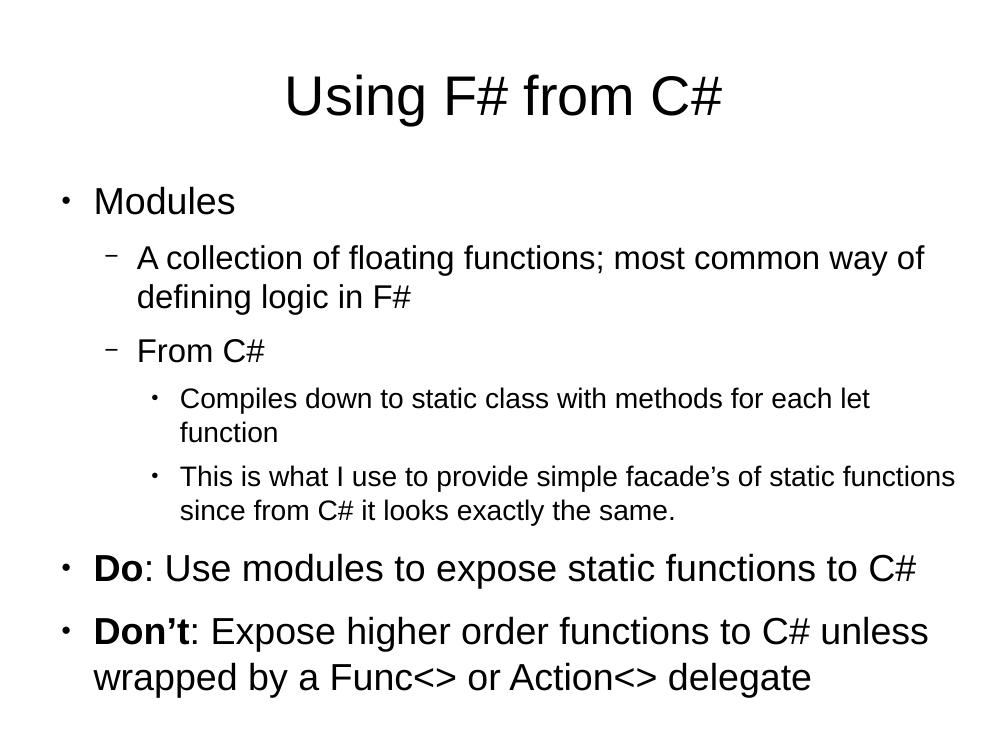
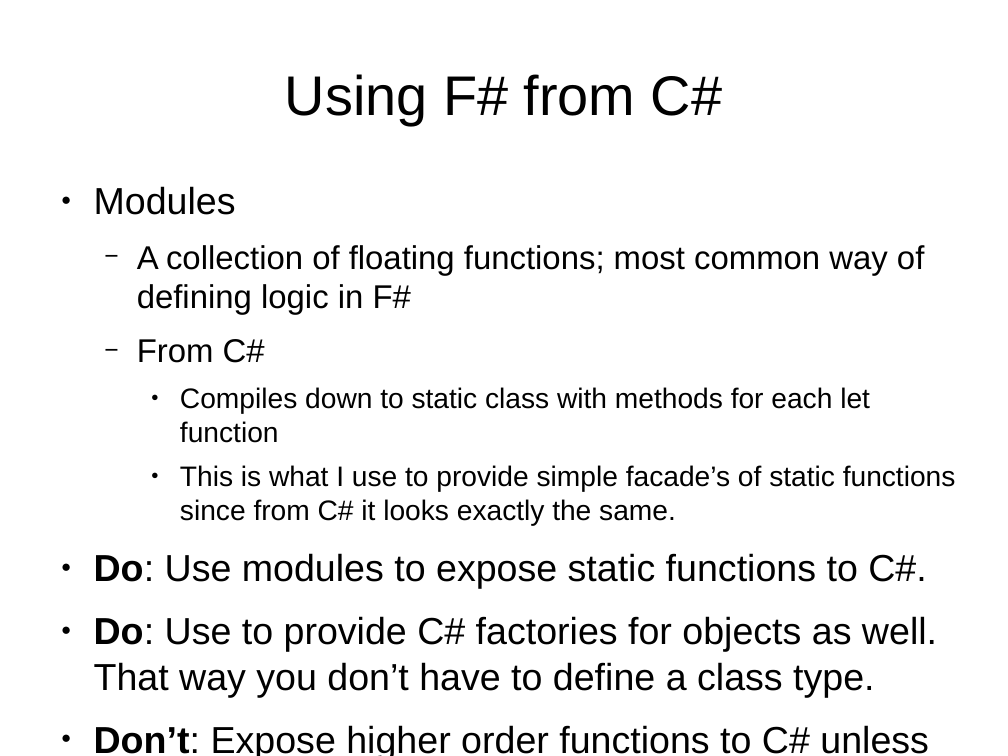
Before and after one commit to mvkara/InteropPresentation, a slide deck: slide 12 of slides/InteroperabilityPresentation.odp (slide 13 before the commit). Drawn at 1008x756 pixels with LibreOffice and Linux fonts; fonts in the diff are those of the drawing. Boxes give left, top, right and bottom in pixels: in the first picture for what was removed or moved away, otherwise in the second. Text is boxed around its words. In the diff, an @@ line names an element or a change of style, - is before the commit and + after.

```diff
--- a/slides/InteroperabilityPresentation.odp
+++ b/slides/InteroperabilityPresentation.odp
@@ text at bbox=[94, 553, 937, 756]: text changed @@
-● Do: Use modules to expose static functions to C#
-● Don’t: Expose higher order functions to C# unless wrapped by a Func<> or Action<> delegate
+● Do: Use modules to expose static functions to C#.
+● Do: Use to provide C# factories for objects as well. That way you don’t have to define a class type.
+● Don’t: Expose higher order functions to C# unless wrapped by a Func<> or Action<> delegate.
```
Also in this commit, not shown: 7 other slides changed, 1 slide added, 1 slide removed, 2 other files.
